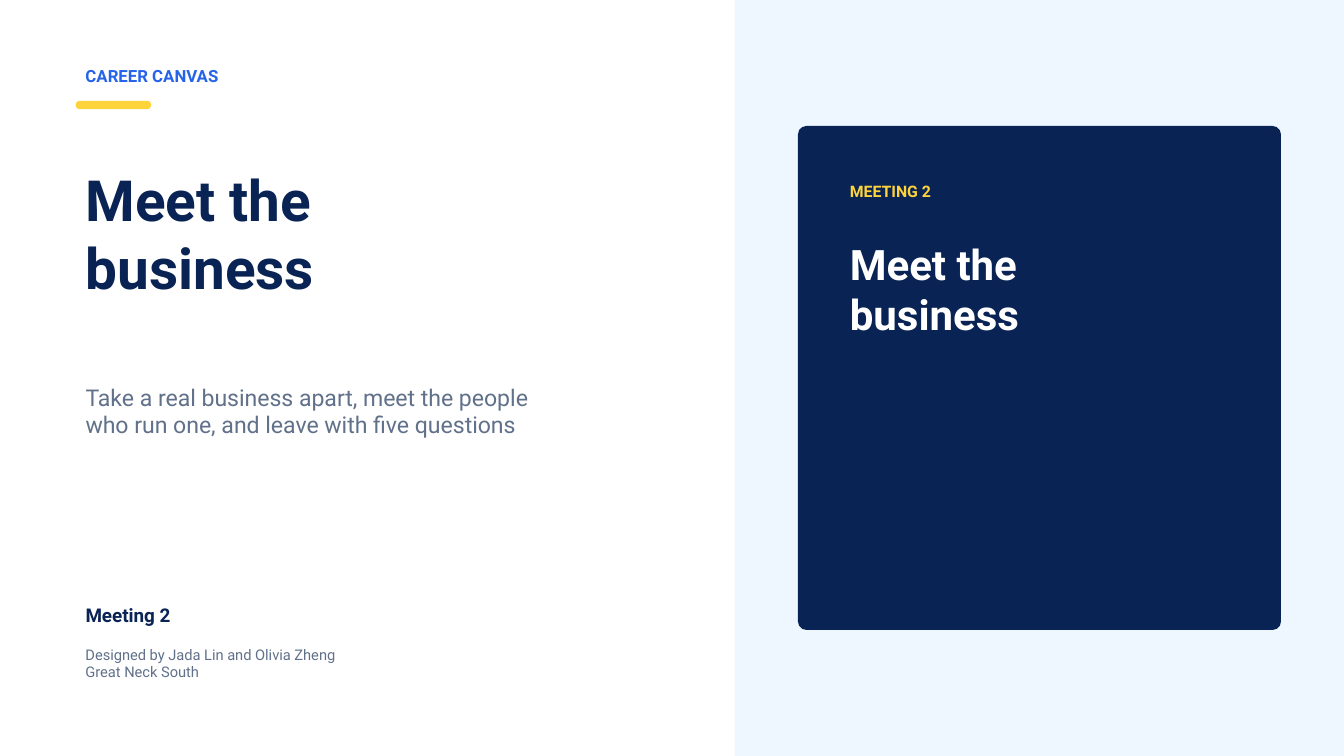
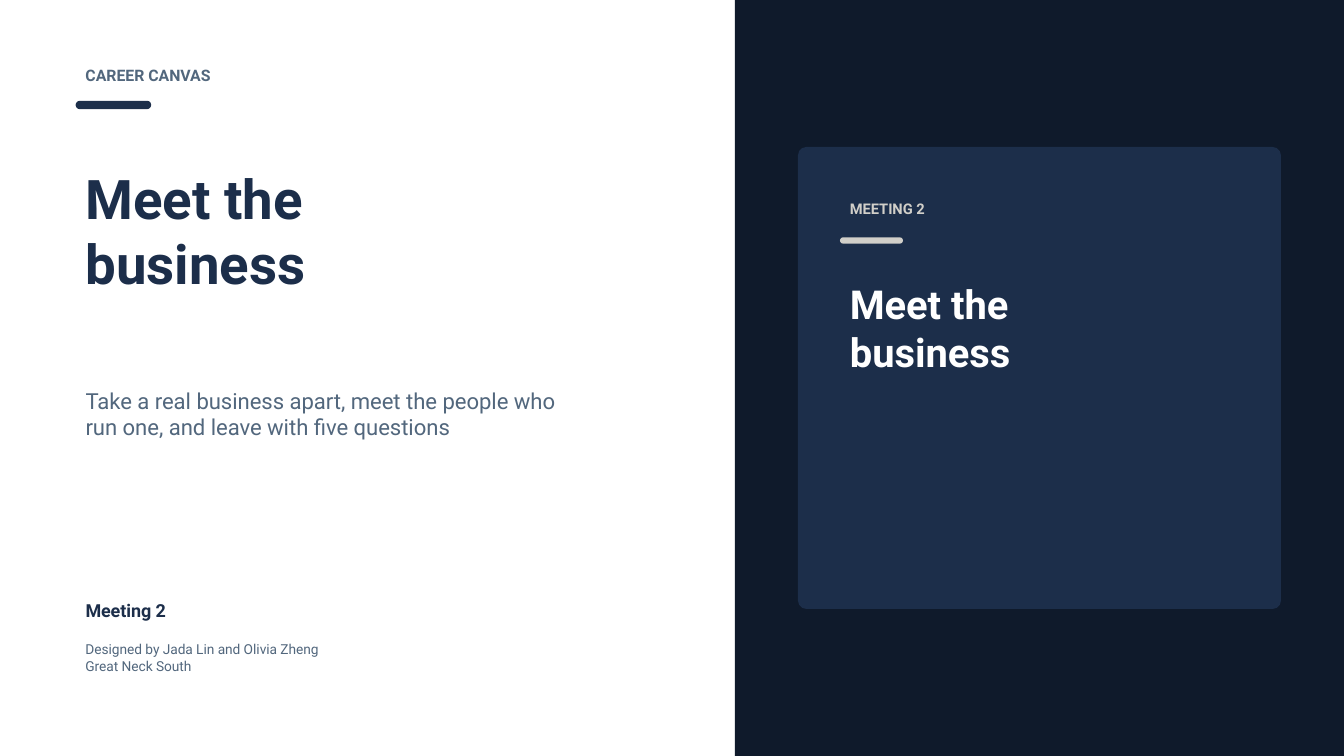
Before and after one commit to jadalin100/career-canvas, a slide deck: slide 1 of slides/output/Career_Canvas_Meeting_2_Meet_The_Business.pptx. Drawn at 1344x756 pixels with LibreOffice and Linux fonts; fonts in the diff are those of the drawing. Boxes give left, top, right and bottom in pixels: in the first picture for what was removed or moved away, otherwise in the second. Text is boxed around its words. In the diff, an @@ line names an element or a change of style, - is before the commit and + after.

```diff
--- a/slides/output/Career_Canvas_Meeting_2_Meet_The_Business.pptx
+++ b/slides/output/Career_Canvas_Meeting_2_Meet_The_Business.pptx
@@ rectangle at [735, 0, 1344, 756]: fill #EEF7FF to #0F1A2B @@
@@ text "CAREER CANVAS" at [85, 69, 210, 81]: size 12 to 11.2 pt, text colour #2563EB to #52677D @@
@@ rounded rectangle at [76, 101, 151, 109]: fill #FFD43B to #1C2E4A @@
@@ rounded rectangle: place and size @@
-rounded rectangle at [799, 126, 1281, 630]
+rounded rectangle at [799, 147, 1281, 609]
@@ rounded rectangle at [799, 147, 1281, 609]: fill #092454 to #1C2E4A; proportions changed @@
@@ text "Meet the" at [85, 178, 305, 285]: size 40.5 to 39 pt, text colour #092454 to #1C2E4A @@
@@ text "MEETING 2": place and size @@
-text "MEETING 2" at [850, 185, 931, 197]
+text "MEETING 2" at [850, 203, 924, 214]
@@ text "MEETING 2" at [850, 203, 924, 214]: size 11.2 to 10.5 pt, text colour #FFD43B to #D1CFC9 @@
@@ rounded rectangle added at [840, 237, 902, 243], fill #D1CFC9 @@
@@ text "Meet the": place and size @@
-text "Meet the" at [850, 248, 1019, 331]
+text "Meet the" at [850, 289, 1010, 368]
@@ text "Meet the" at [850, 289, 1010, 368]: size 30 to 28.5 pt @@
@@ text "Take a real business apart, ..." at [86, 392, 555, 440]: size 16.5 to 15.8 pt, text colour #61718A to #52677D @@
@@ text "Meeting 2" at [86, 603, 166, 621]: size 13.5 to 12.8 pt, text colour #092454 to #1C2E4A @@
@@ text "Designed by Jada Lin and ..." at [85, 643, 318, 671]: size 10.5 to 9.8 pt, text colour #61718A to #52677D @@
```
Also in this commit, not shown: 10 other slides changed, 16 other files.
